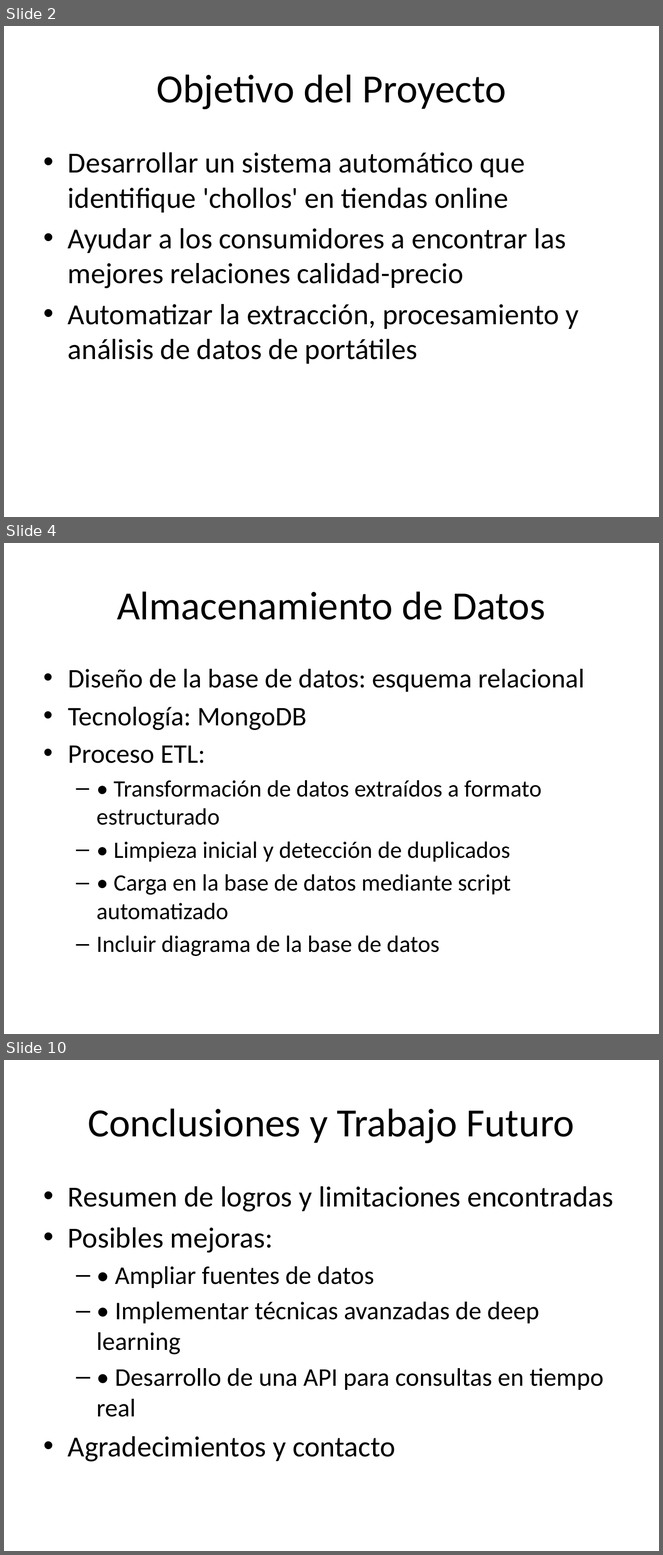
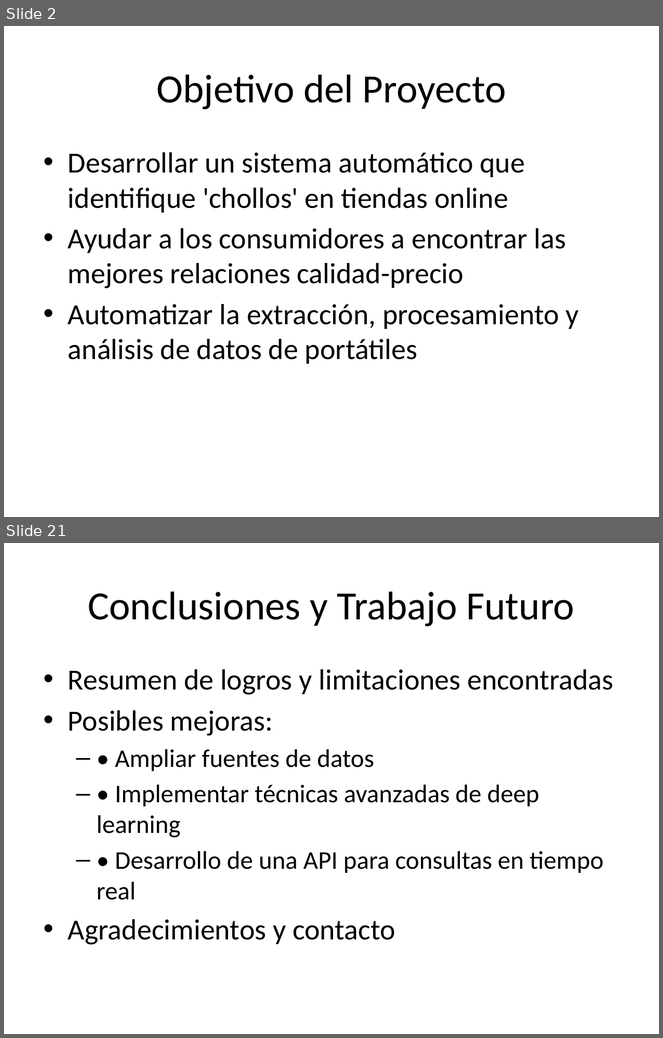
Before and after one commit to OlVeRaS94/PROYECTO-PIA-OFERTAS, a slide deck: presentacion_chollos.pptx. Shown one above the other, each under a label of ours: slides 2, 4 and 10 before the commit, slides 2 and 21 after it; the slides between them are not shown. The pictures are 663x1555 and 663x1038 pixels, drawn with LibreOffice and Linux fonts; fonts in the diff are those of the drawing. Boxes give left, top, right and bottom in pixels: in the first picture for what was removed or moved away, otherwise in the second. Text is boxed around its words. In the diff, an @@ line names an element or a change of style, - is before the commit and + after.

```diff
--- a/presentacion_chollos.pptx
+++ b/presentacion_chollos.pptx
@@ slide 4 removed at (4,543,659,1034), background #FFFFFF @@
@@ title removed at (117,591,545,620) @@
-Almacenamiento de Datos
@@ text removed at (68,669,585,956) @@
-• Diseño de la base de datos: esquema relacional
-• Tecnología: MongoDB
-• Proceso ETL:
-  – • Transformación de datos extraídos a formato estructurado
-  – • Limpieza inicial y detección de duplicados
-  – • Carga en la base de datos mediante script automatizado
-  – Incluir diagrama de la base de datos
@@ what was slide 10 is now slide 21 @@
```
Also in this commit, not shown: 3 slides changed, 16 slides added, 4 other slides removed.
